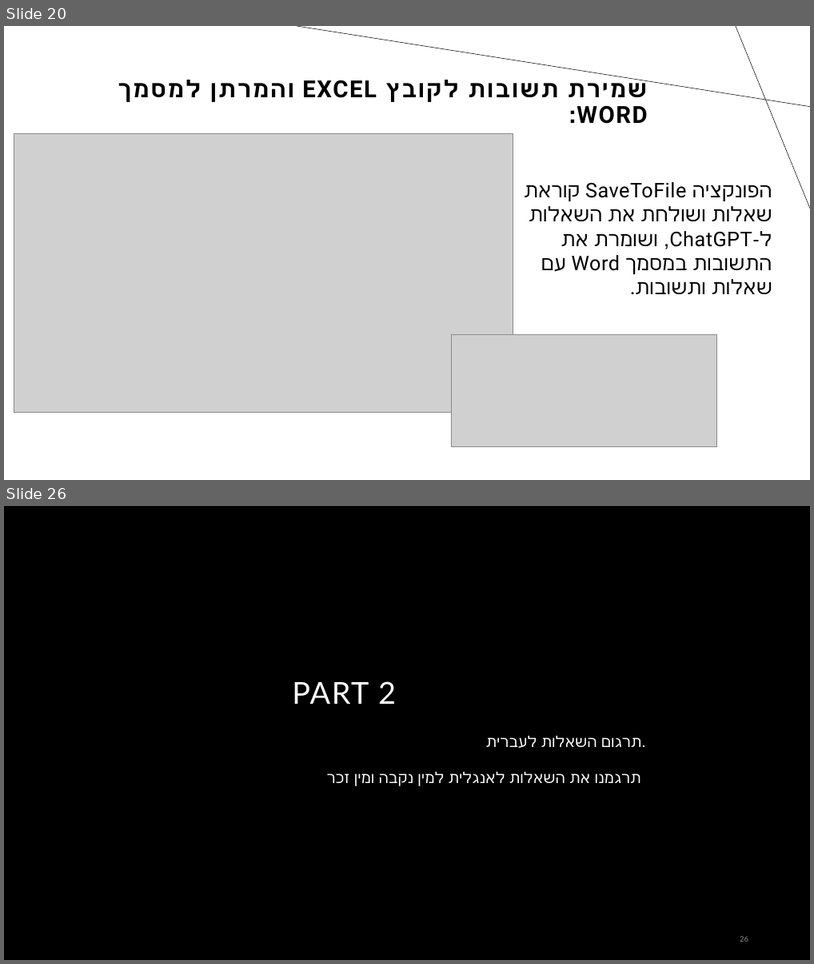
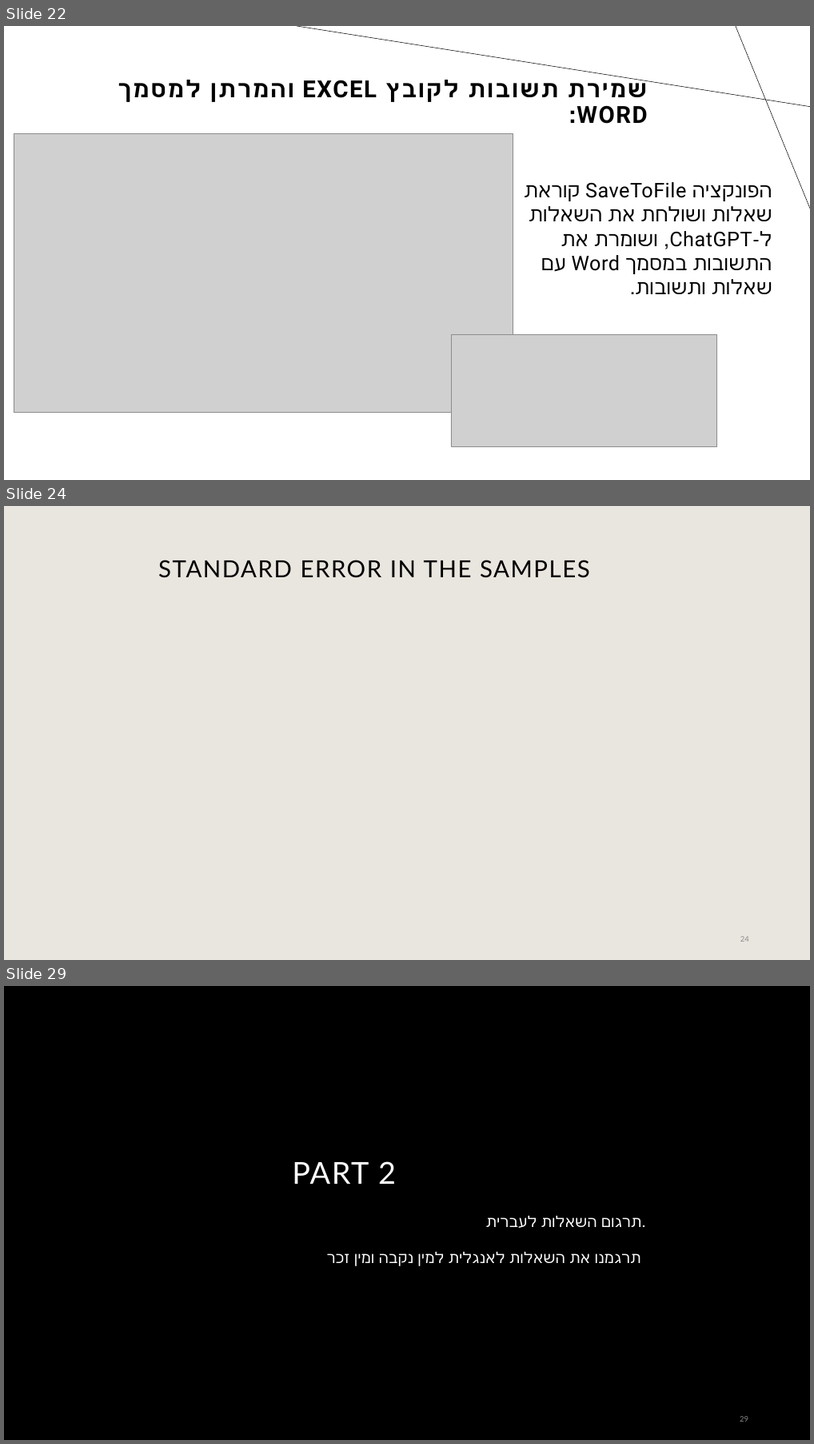
Before and after one commit to mayanaor1/Final-Project, a slide deck: Final project (1).pptx. Shown one above the other, each under a label of ours: slides 20 and 26 before the commit, slides 22, 24 and 29 after it; the slides between them are not shown. The pictures are 814x964 and 814x1444 pixels, drawn with LibreOffice and Linux fonts; fonts in the diff are those of the drawing; grey boxes stand for pictures; background and template pictures are left out. Boxes give left, top, right and bottom in pixels: in the first picture for what was removed or moved away, otherwise in the second. Text is boxed around its words. In the diff, an @@ line names an element or a change of style, - is before the commit and + after.

```diff
--- a/Final project (1).pptx
+++ b/Final project (1).pptx
@@ slide 24 added at (4, 506, 810, 960), background #E9E6DF @@
@@ title added at (158, 560, 590, 578), 28 pt, text #000000 @@
+STANDARD ERROR IN THE SAMPLES
@@ page number added at (741, 936, 750, 941), 9 pt, text #8C8C8C @@
+24
@@ what was slide 20 is now slide 22 @@
@@ what was slide 26 is now slide 29 @@
```
Also in this commit, not shown: 7 slides changed, 3 other slides added, 1 slide removed.
